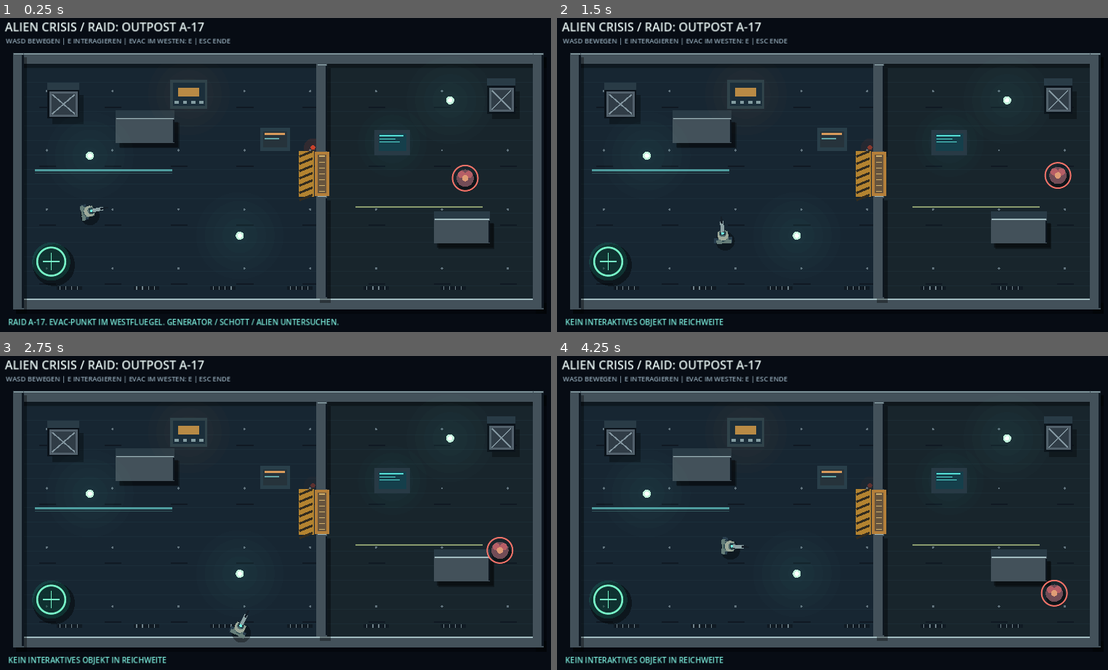
Above: before the commit, frames 1-4 (two rows, left to right).
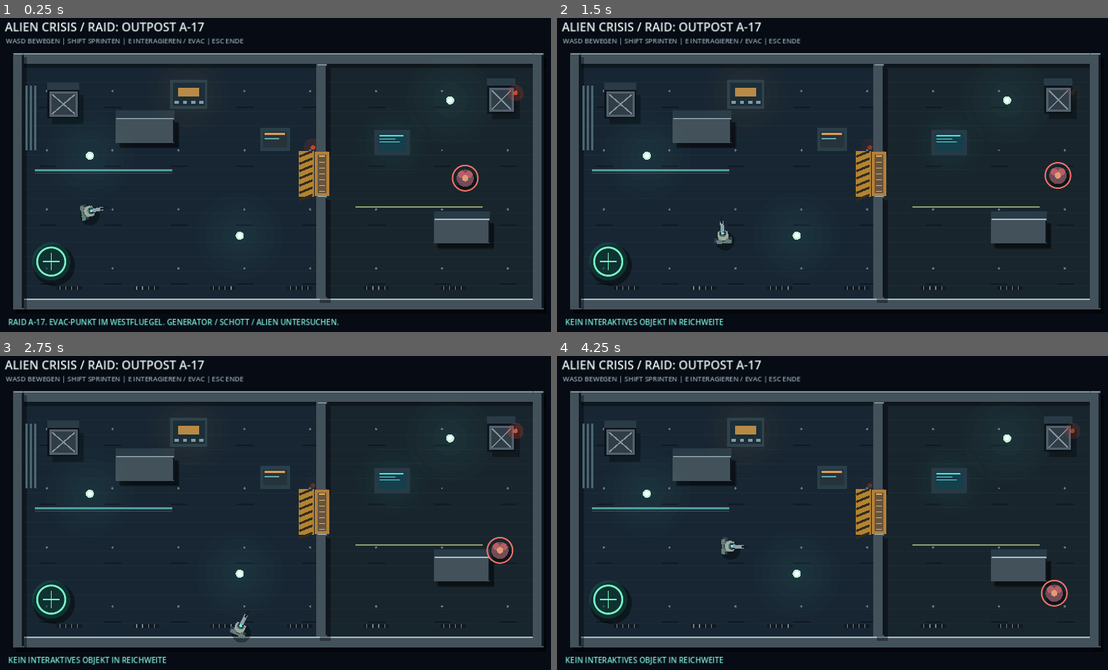
Above: after the commit, the same moments.

Repository: mihnenfeld/Project-Alien-Crisis
Game: Godot game, scene res://scenes/demo_raid_a17.tscn
Same seed, same stepped clock (60 frames per second), same inputs: the game is played once before the commit and once after it. This scene is started directly instead of the project's main scene.
Inputs (mouse positions are in pixels of both pictures, inside the frame that each line leads up to):
- Up to frame 1 (0.25 s): no input
- Up to frame 2 (1.5 s): tap Enter at 0.5 s; move the mouse to (964, 156) at 0.52 s; hold D (move_right) 0.53-1.28 s; tap E (interact) at 0.6 s; move the mouse to (716, 187) at 1.27 s; hold S (move_down) from 1.28 s (still down); tap Shift at 1.35 s
- Up to frame 3 (2.75 s): move the mouse to (336, 437) at 2.02 s; release S (move_down) at 2.03 s; hold D (move_right) from 2.03 s (still down); tap E (interact) at 2.1 s
- Up to frame 4 (4.25 s): move the mouse to (804, 575) at 2.77 s; release D (move_right) at 2.78 s; hold W (move_up) 2.78-3.53 s; tap Shift at 2.85 s; move the mouse to (1008, 560) at 3.52 s; hold A (move_left) from 3.53 s (still down); tap E (interact) at 3.6 s

The runs differ from the first frame. In frame 1, 0.7% of the frame differs, in the area x 4-95%, y 6-43%; in frame 2, 0.6%; in frame 3, 0.7%; in frame 4, 0.7%.

Commit message:
Demo 0.5: raid ambience, warning light and sprint control hint

Diff:
--- a/scripts/demo_raid_a17.gd
+++ b/scripts/demo_raid_a17.gd
@@ -7,7 +7,7 @@
     super._ready()
     player = Vector2(220, 447)
     title_label.text = "ALIEN CRISIS / RAID: OUTPOST A-17"
-    hint_label.text = "WASD BEWEGEN | E INTERAGIEREN | EVAC IM WESTEN: E | ESC ENDE"
+    hint_label.text = "WASD BEWEGEN | SHIFT SPRINTEN | E INTERAGIEREN / EVAC | ESC ENDE"
     announcement = "RAID A-17. EVAC-PUNKT IM WESTFLUEGEL. GENERATOR / SCHOTT / ALIEN UNTERSUCHEN."
     _update_status()
 
@@ -21,6 +21,12 @@
 
 func _draw() -> void:
     super._draw()
+    # Pulsing beacon and overhead maintenance pipes for an industrial depth layer.
+    var beacon: float = 0.45 + 0.35 * sin(ambience_time * 3.0)
+    draw_circle(Vector2(1162, 186), 18, Color(0.95, 0.26, 0.17, beacon * 0.28))
+    draw_circle(Vector2(1162, 186), 5, Color(1.0, 0.39, 0.20, beacon))
+    for offset in [0, 10, 20]:
+        draw_line(Vector2(85 + offset, 169), Vector2(85 + offset, 312), Color("#4b6670"), 5)
     draw_circle(EVAC_POINT + Vector2(6, 8), 46, Color(0, 0, 0, 0.42))
     _surface("evac", Rect2(EVAC_POINT - Vector2(48, 48), Vector2(96, 96)), 0.90)
     draw_circle(EVAC_POINT, 42, Color(0.10, 0.72, 0.56, 0.17))
